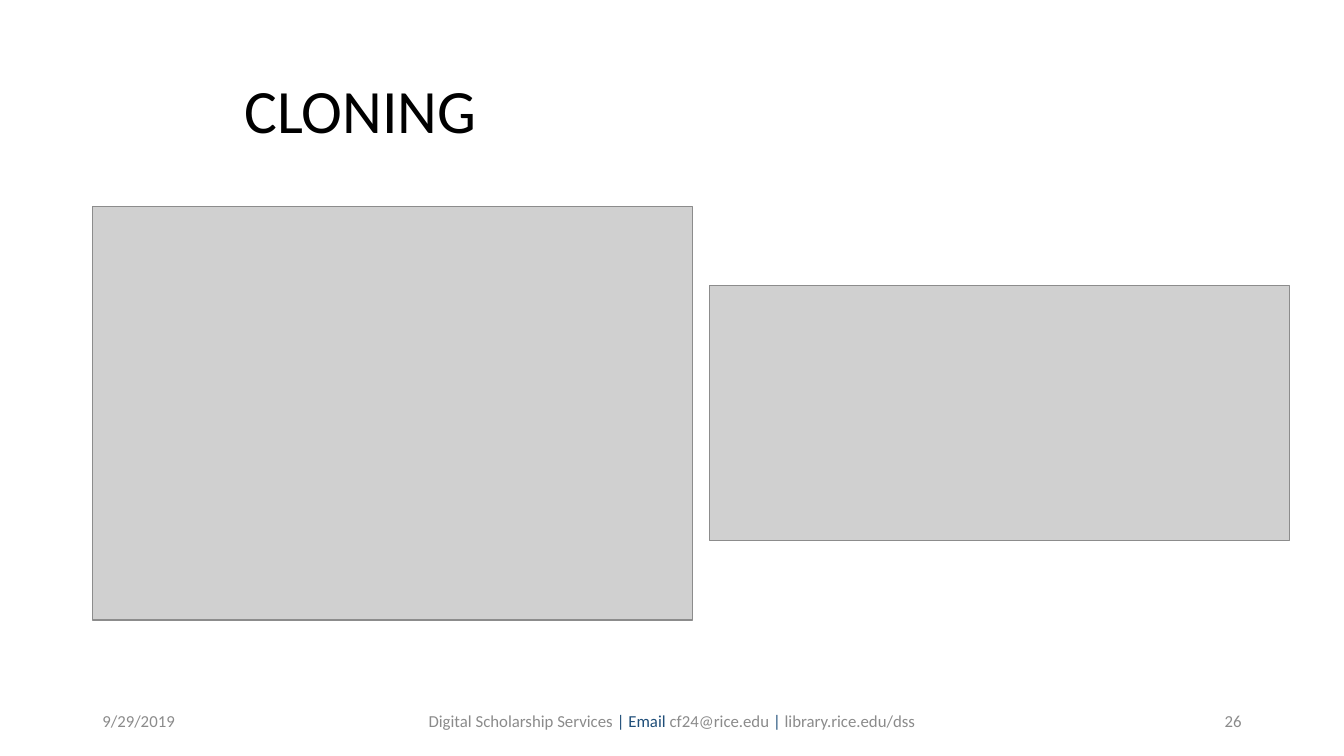
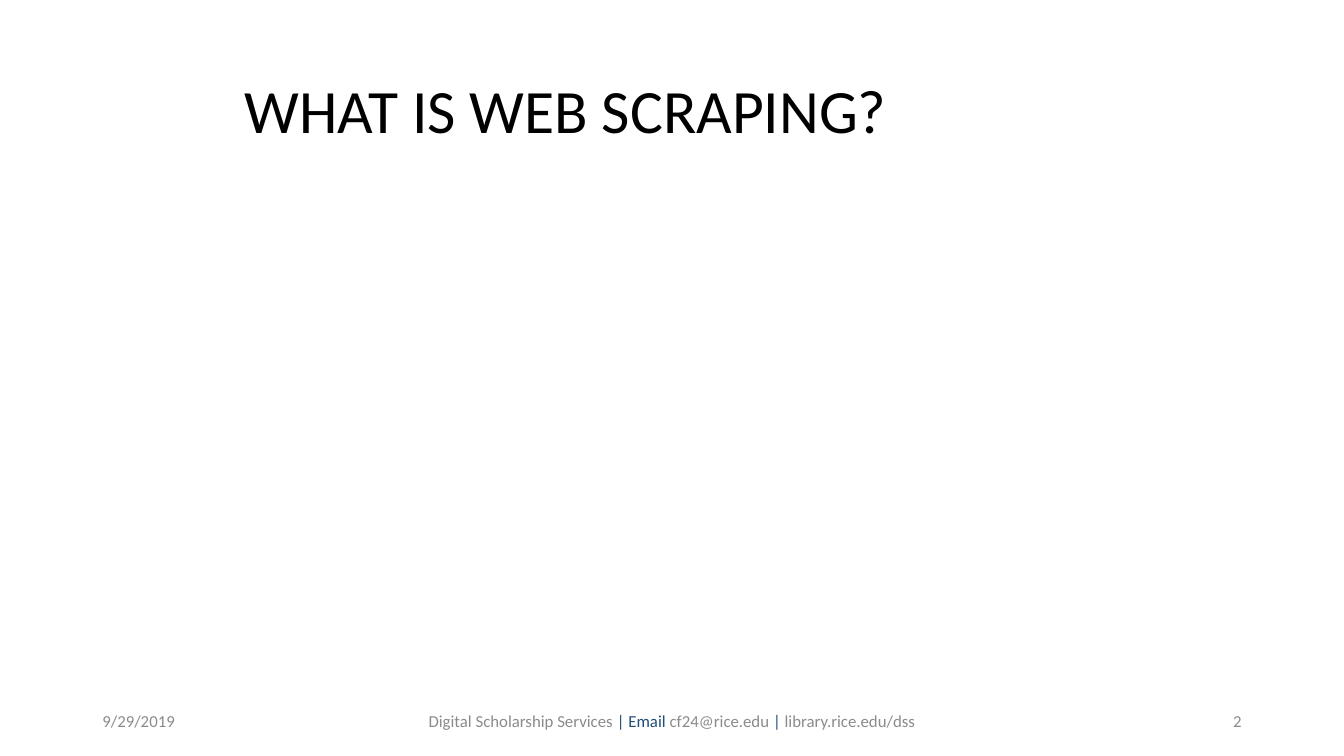
Before and after one commit to bakitybacon/rice-data-and-donuts, a slide deck: slide 2 of webscraping/Web Scraping in Python.pptx (slide 26 before the commit). Drawn at 1344x756 pixels with LibreOffice and Linux fonts; fonts in the diff are those of the drawing; grey boxes stand for pictures; background and template pictures are left out. Boxes give left, top, right and bottom in pixels: in the first picture for what was removed or moved away, otherwise in the second. Text is boxed around its words. In the diff, an @@ line names an element or a change of style, - is before the commit and + after.

```diff
--- a/webscraping/Web Scraping in Python.pptx
+++ b/webscraping/Web Scraping in Python.pptx
@@ text at (244,91,886,134): text changed @@
-CLONING
+WHAT IS WEB SCRAPING?
@@ picture removed at (93,207,693,621) @@
@@ picture removed at (710,286,1290,541) @@
@@ page number at (1233,716,1241,727): text changed @@
-26
+2
```
Also in this commit, not shown: 9 other slides changed, 3 slides added, 60 slides removed.
